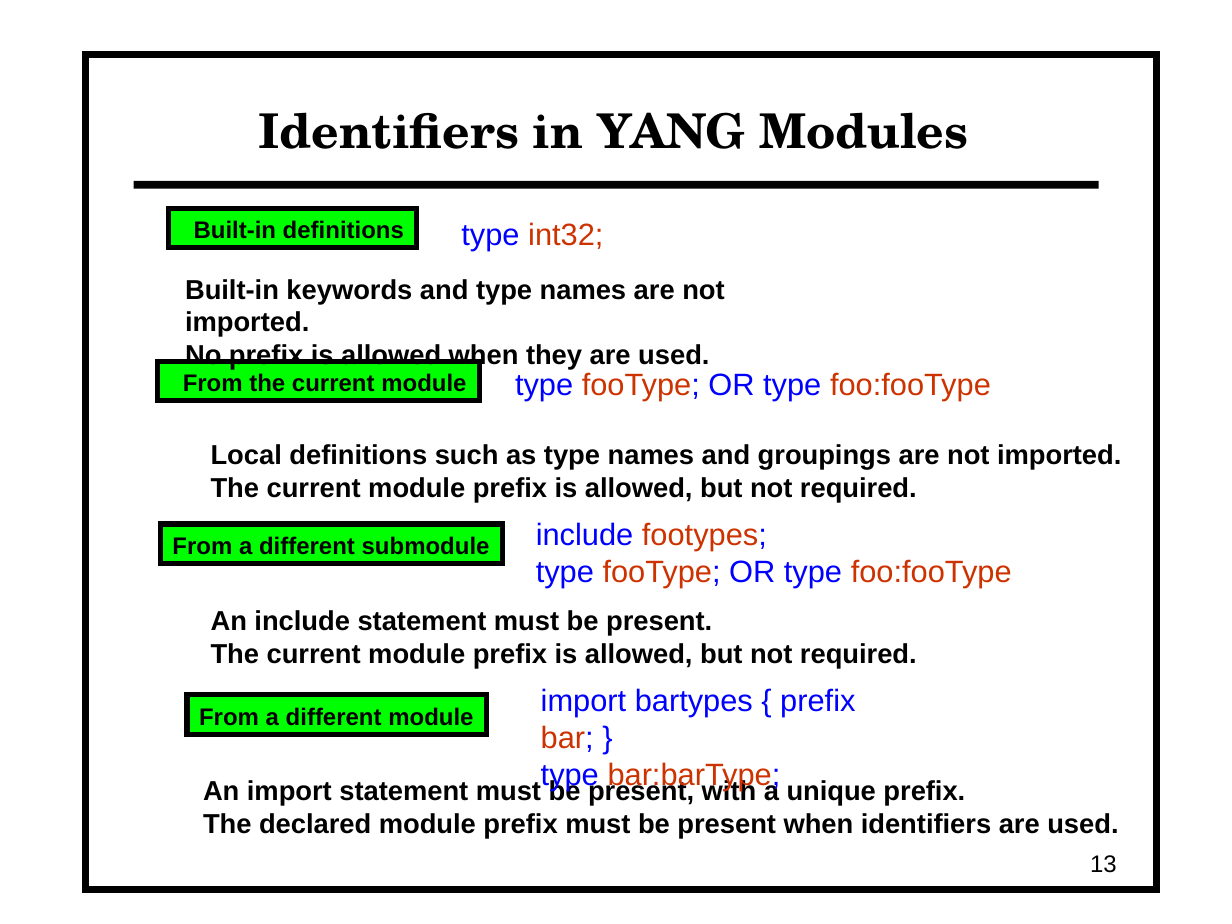
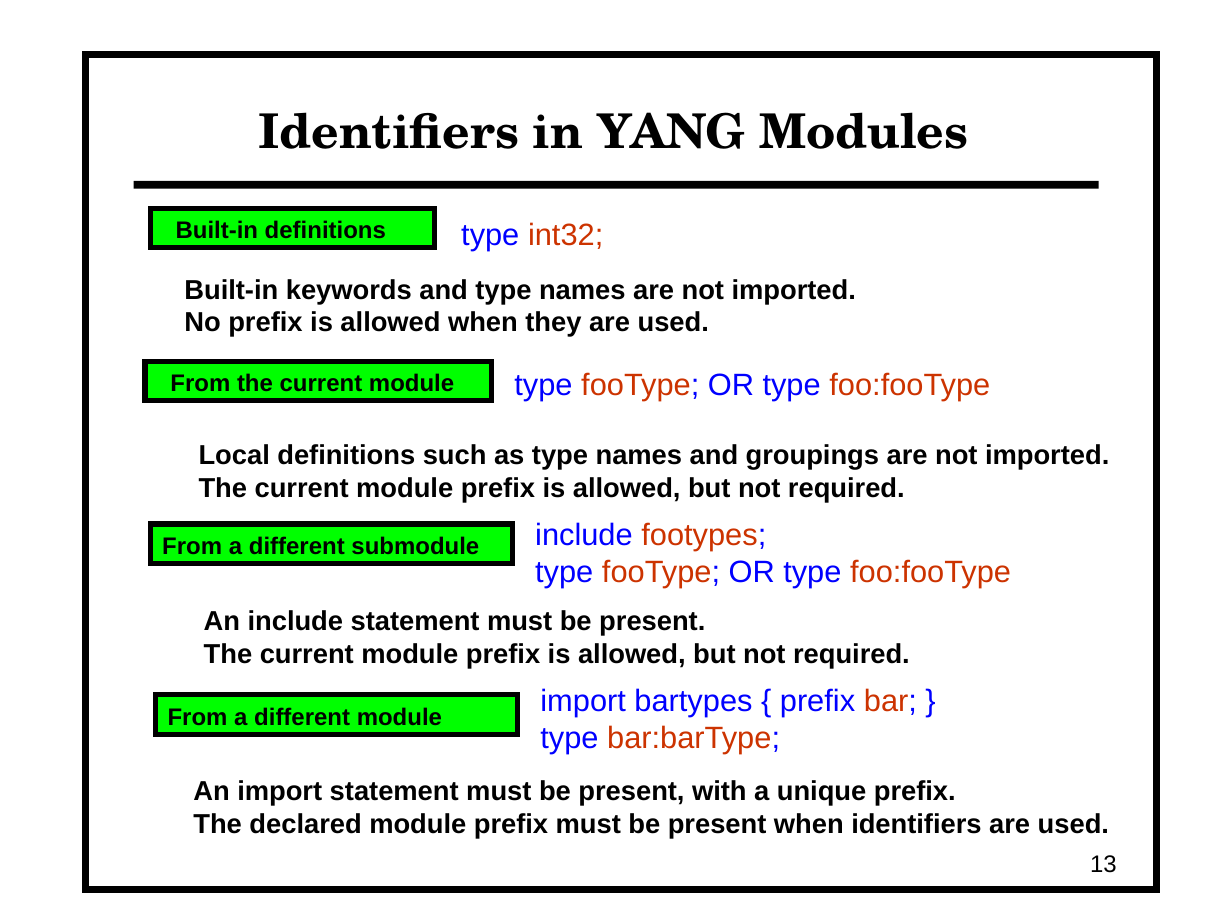
Before and after one commit to vlvassilev/yuma123, a slide deck: slide 13 of netconf/doc/netconfcentral_slides/yang_getting_started2.odp. Drawn at 1232x924 pixels with LibreOffice and Linux fonts; fonts in the diff are those of the drawing. Boxes give left, top, right and bottom in pixels: in the first picture for what was removed or moved away, otherwise in the second. Text is boxed around its words. In the diff, an @@ line names an element or a change of style, - is before the commit and + after.

```diff
--- a/netconf/doc/netconfcentral_slides/yang_getting_started2.odp
+++ b/netconf/doc/netconfcentral_slides/yang_getting_started2.odp
@@ rectangle "Built-in definitions": place and size @@
-rectangle "Built-in definitions" at <box>169,208,418,248</box>
+rectangle "Built-in definitions" at <box>150,208,435,248</box>
@@ text "Built-in keywords and type names ..." rewrapped from <box>185,279,724,370</box> to <box>184,279,856,337</box> @@
@@ rectangle "From the current module": place and size @@
-rectangle "From the current module" at <box>158,361,479,400</box>
+rectangle "From the current module" at <box>145,361,492,400</box>
@@ text "Local definitions such as type ...": place and size @@
-text "Local definitions such as type ..." at <box>211,444,1121,503</box>
+text "Local definitions such as type ..." at <box>199,444,1109,503</box>
@@ rectangle "From a different submodule": place and size @@
-rectangle "From a different submodule" at <box>160,524,503,563</box>
+rectangle "From a different submodule" at <box>150,524,513,563</box>
@@ text "An include statement must be ...": place and size @@
-text "An include statement must be ..." at <box>211,610,917,668</box>
+text "An include statement must be ..." at <box>204,610,910,668</box>
@@ text "import bartypes { prefix bar; ..." rewrapped from <box>541,688,855,790</box> to <box>540,688,917,753</box> @@
@@ rectangle "From a different module": place and size @@
-rectangle "From a different module" at <box>187,695,487,734</box>
+rectangle "From a different module" at <box>155,695,517,734</box>
@@ text "An import statement must be ...": place and size @@
-text "An import statement must be ..." at <box>203,779,1118,839</box>
+text "An import statement must be ..." at <box>193,780,1109,839</box>
```
Also in this commit, not shown: 13 other slides changed, 22 other files.
